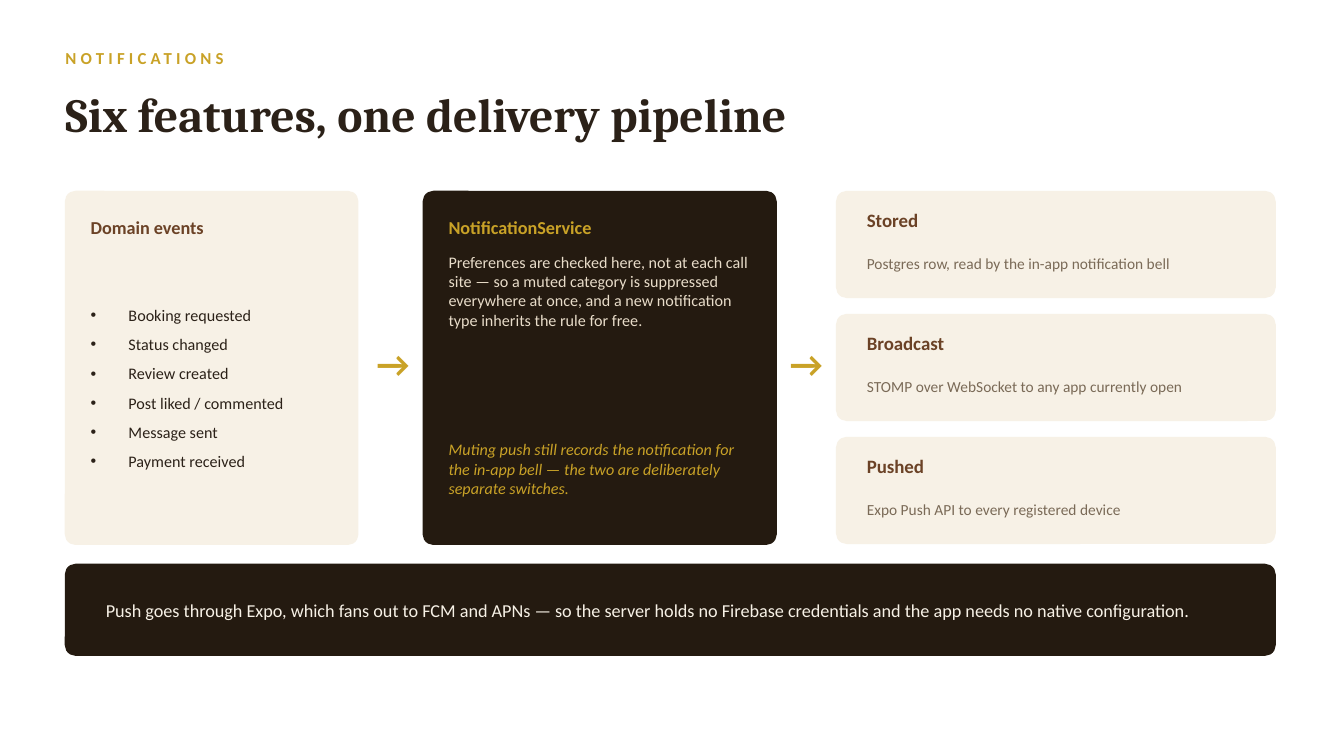
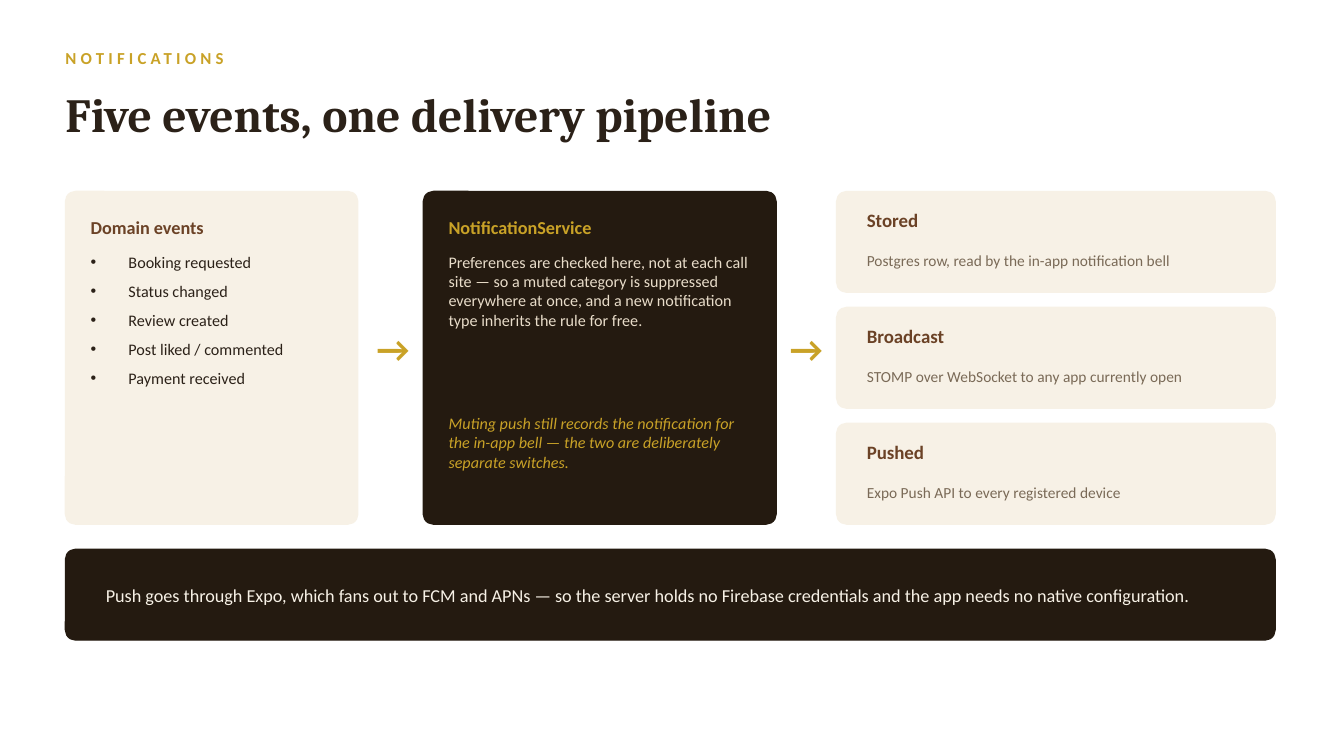
Before and after one commit to AdesinaElijah/stylebook, a slide deck: slide 9 of docs/StyleBook-Defense.pptx. Drawn at 1344x756 pixels with LibreOffice and Linux fonts; fonts in the diff are those of the drawing. Boxes give left, top, right and bottom in pixels: in the first picture for what was removed or moved away, otherwise in the second. Text is boxed around its words. In the diff, an @@ line names an element or a change of style, - is before the commit and + after.

```diff
--- a/docs/StyleBook-Defense.pptx
+++ b/docs/StyleBook-Defense.pptx
@@ text at box(65, 99, 771, 142): text changed @@
-Six features, one delivery pipeline
+Five events, one delivery pipeline
@@ rounded rectangle: place and size @@
-rounded rectangle at box(66, 192, 358, 544)
+rounded rectangle at box(66, 192, 358, 524)
@@ rounded rectangle: place and size @@
-rounded rectangle at box(423, 192, 776, 544)
+rounded rectangle at box(423, 192, 776, 524)
@@ rounded rectangle: place and size @@
-rounded rectangle at box(837, 192, 1275, 297)
+rounded rectangle at box(837, 192, 1275, 292)
@@ text "Booking requested" at box(128, 257, 283, 387): vertical alignment middle to top @@
@@ rounded rectangle: place and size @@
-rounded rectangle at box(837, 315, 1275, 420)
+rounded rectangle at box(837, 308, 1275, 408)
@@ text "Broadcast": place and size @@
-text "Broadcast" at box(867, 336, 944, 350)
+text "Broadcast" at box(867, 329, 944, 343)
@@ text "STOMP over WebSocket to any ...": place and size @@
-text "STOMP over WebSocket to any ..." at box(867, 381, 1182, 395)
+text "STOMP over WebSocket to any ..." at box(867, 371, 1182, 385)
@@ text "Muting push still records the ..." at box(449, 418, 734, 471): vertical alignment middle to top @@
@@ text at box(128, 427, 218, 441): paragraph removed @@
-• Message sent
@@ proportions changed in 4 elements at box(837, 192, 1275, 292), box(837, 308, 1275, 408), box(423, 192, 776, 524), box(837, 423, 1275, 524) @@
@@ rounded rectangle: place and size @@
-rounded rectangle at box(837, 438, 1275, 543)
+rounded rectangle at box(837, 423, 1275, 524)
@@ text "Expo Push API to every ...": place and size @@
-text "Expo Push API to every ..." at box(867, 504, 1120, 518)
+text "Expo Push API to every ..." at box(867, 487, 1120, 501)
@@ 4 texts, 1 rounded rectangle: place and size @@
-4 texts, 1 rounded rectangle at box(66, 338, 1275, 655)
+4 texts, 1 rounded rectangle at box(66, 323, 1275, 640)
```
Also in this commit, not shown: 10 other slides changed, 2 other files.
